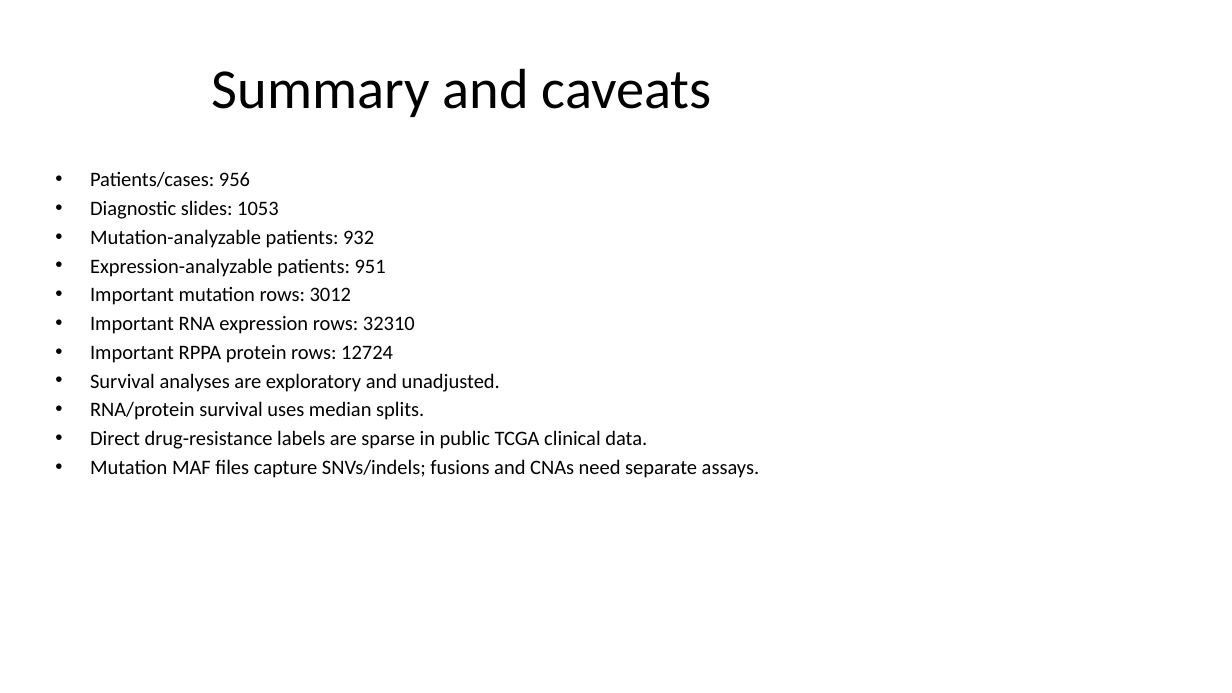
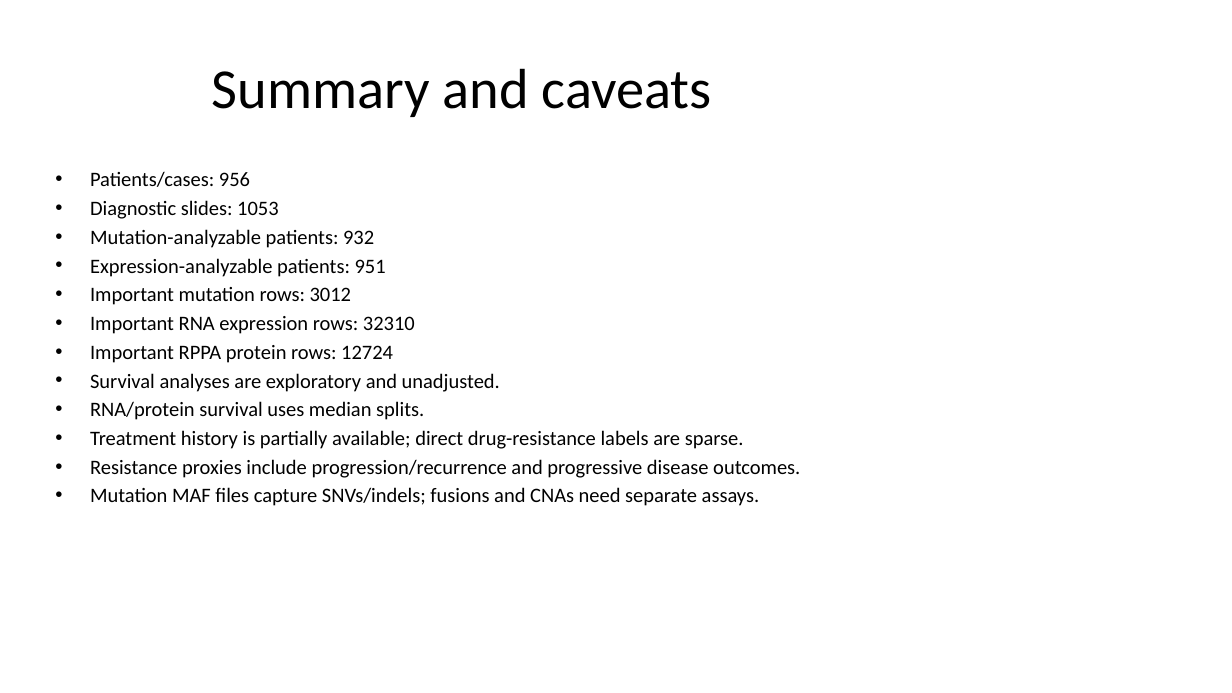
Before and after one commit to aonkondey01/HistoGEN-NucleateNY-NextGen-BioAgents-Hackathon, a slide deck: slide 39 of data/tcga_lung/important_lung_genes/visual_report/TCGA_Lung_Visual_Summary.pptx (slide 30 before the commit). Drawn at 1232x693 pixels with LibreOffice and Linux fonts; fonts in the diff are those of the drawing. Boxes give left, top, right and bottom in pixels: in the first picture for what was removed or moved away, otherwise in the second. Text is boxed around its words. In the diff, an @@ line names an element or a change of style, - is before the commit and + after.

```diff
--- a/data/tcga_lung/important_lung_genes/visual_report/TCGA_Lung_Visual_Summary.pptx
+++ b/data/tcga_lung/important_lung_genes/visual_report/TCGA_Lung_Visual_Summary.pptx
@@ text at (90,430,800,478): text changed @@
-• Direct drug-resistance labels are sparse in public TCGA clinical data.
+• Treatment history is partially available; direct drug-resistance labels are sparse.
+• Resistance proxies include progression/recurrence and progressive disease outcomes.
```
Also in this commit, not shown: 9 slides added, 15 other files.
